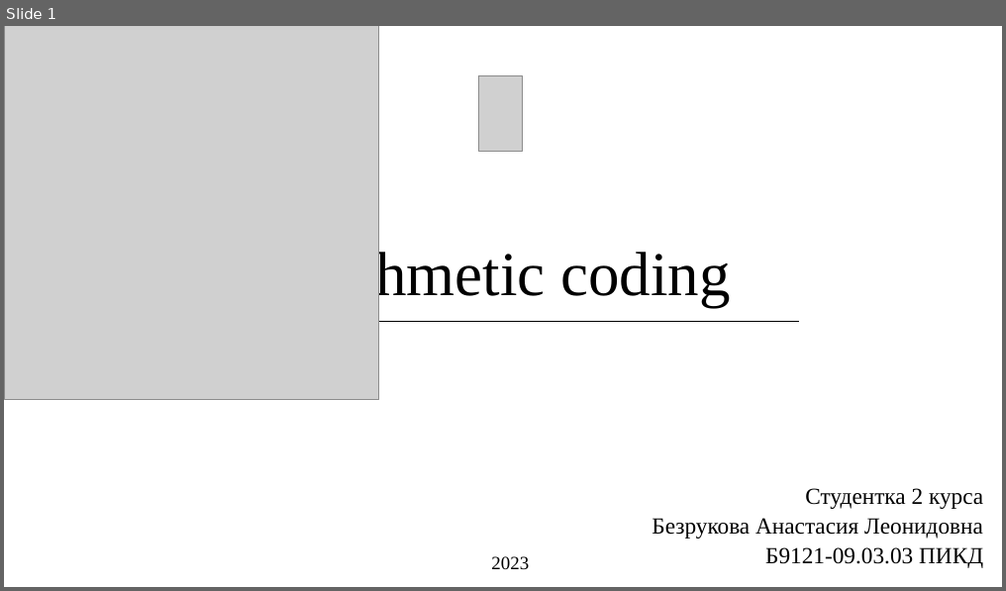
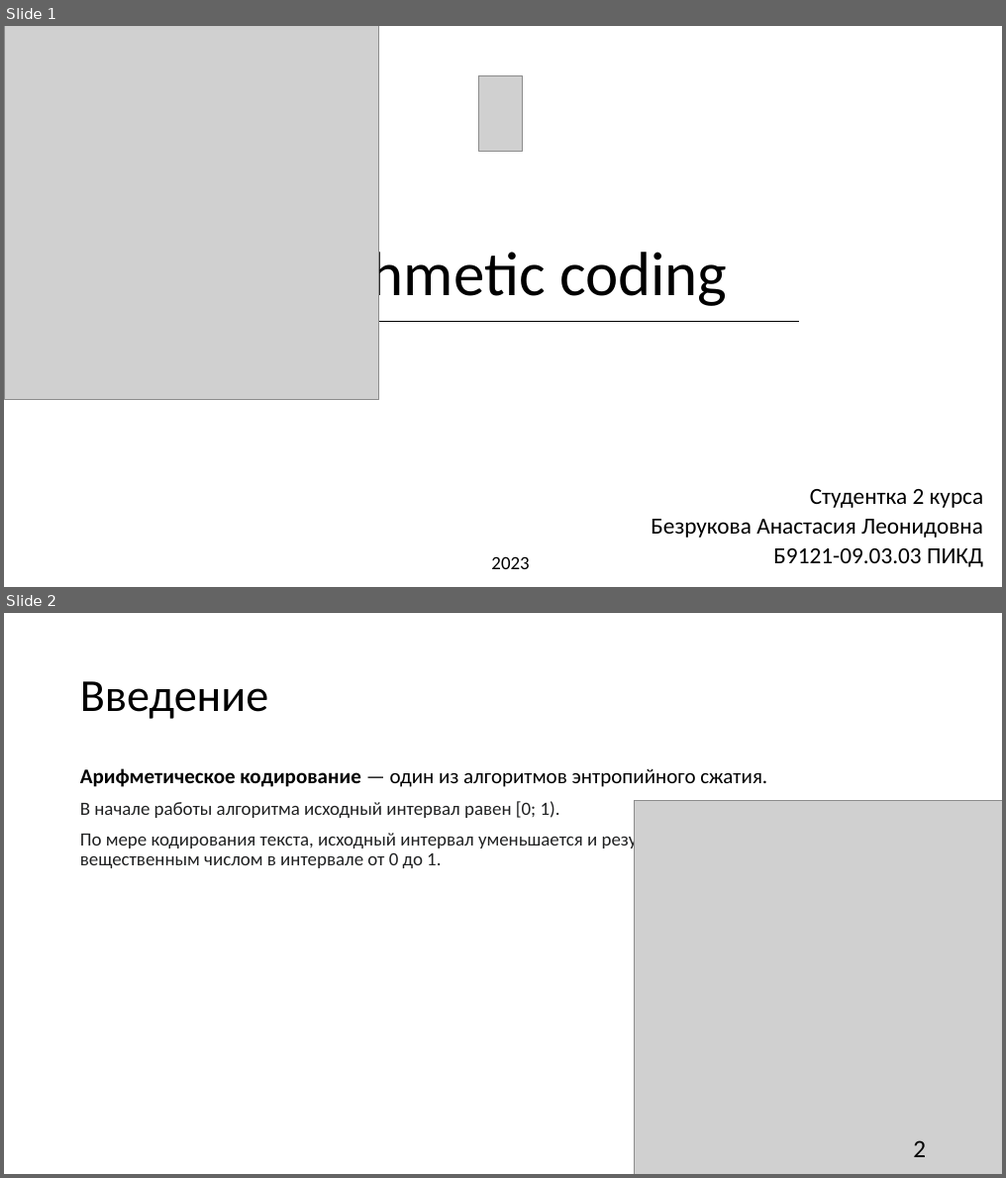
Before and after one commit to bezzzna/Algoritm, a slide deck: Arithmetic coding.pptx. Shown one above the other, each under a label of ours: slide 1 before the commit, slides 1 and 2 after it. The pictures are 1006x591 and 1006x1178 pixels, drawn with LibreOffice and Linux fonts; fonts in the diff are those of the drawing; grey boxes stand for pictures. Boxes give left, top, right and bottom in pixels: in the first picture for what was removed or moved away, otherwise in the second. Text is boxed around its words. In the diff, an @@ line names an element or a change of style, - is before the commit and + after.

```diff
--- a/Arithmetic coding.pptx
+++ b/Arithmetic coding.pptx
@@ slide 2 added at (4,613,1002,1174), background #FFFFFF @@
@@ title added at (80,681,268,719), 44 pt, text #000000 @@
+Введение
@@ text added at (80,768,767,868), 18 pt, text #202122 @@
+Арифметическое кодирование — один из алгоритмов энтропийного сжатия.
+В начале работы алгоритма исходный интервал равен [0; 1).
+По мере кодирования текста, исходный интервал уменьшается и результат кодирования представляется вещественным числом в интервале от 0 до 1.
@@ picture added at (635,800,1002,1174) @@
@@ page number added at (913,1141,926,1157), 24 pt, text #000000 @@
+2
@@ slide 1 changed as well @@
@@ font Times New Roman to Calibri in 3 elements at (278,244,728,311), (650,489,984,568), (491,557,529,570) @@
```
Also in this commit, not shown: 6 other slides changed, 4 other slides added, 4 slides removed.
